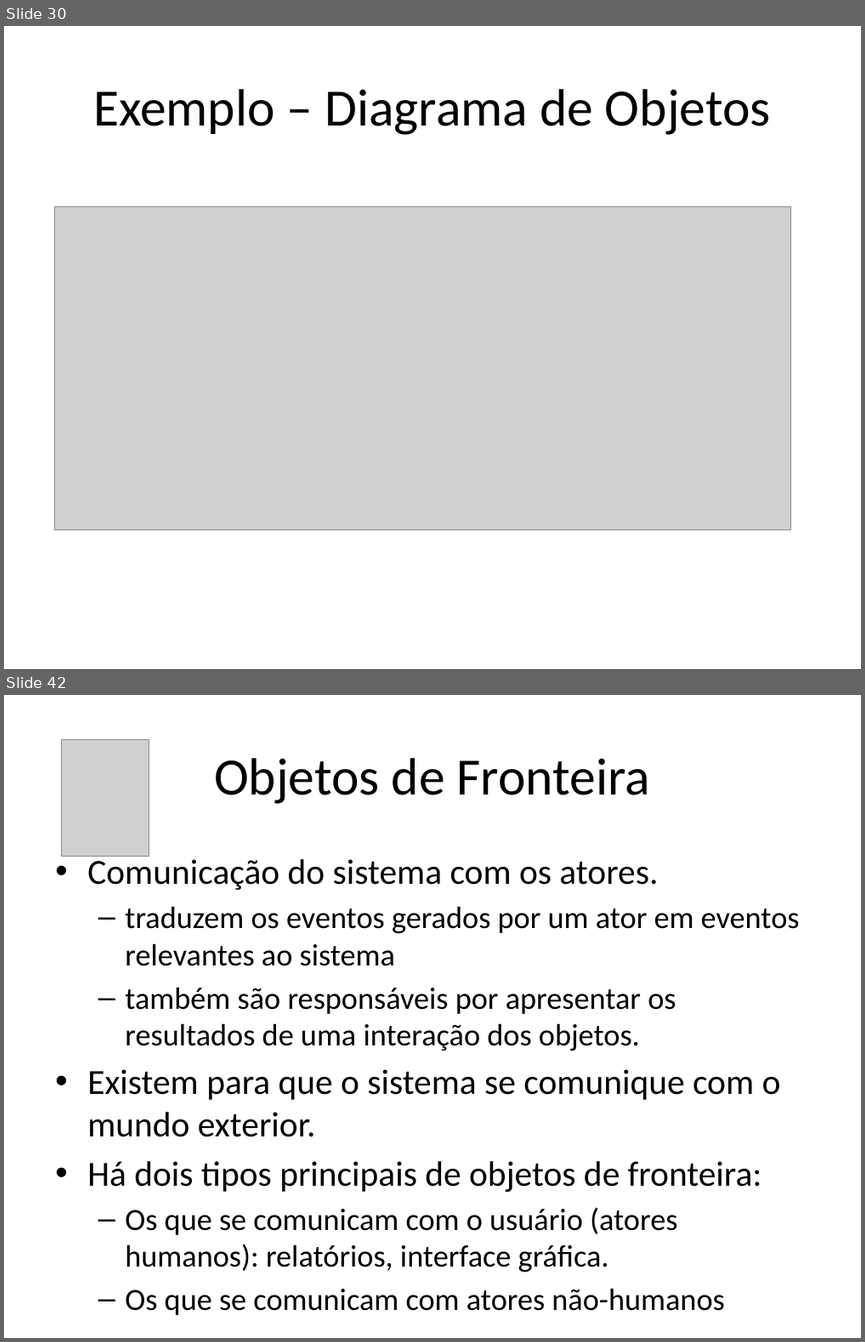
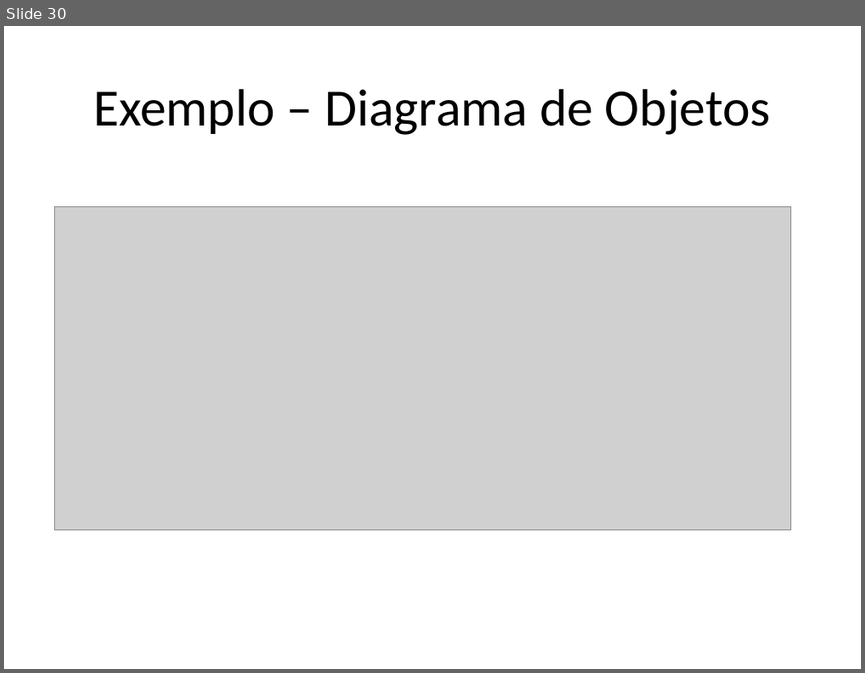
Before and after one commit to eduardocunha11/firstblog, a slide deck: aulas/poo/backes/AulaPython10-Diagrama_de_Classes.pptx. Shown one above the other, each under a label of ours: slides 30 and 42 before the commit, slide 30 after it; the slides between them are not shown. The pictures are 865x1342 and 865x673 pixels, drawn with LibreOffice and Linux fonts; fonts in the diff are those of the drawing; grey boxes stand for pictures. Boxes give left, top, right and bottom in pixels: in the first picture for what was removed or moved away, otherwise in the second. Text is boxed around its words. In the diff, an @@ line names an element or a change of style, - is before the commit and + after.

```diff
--- a/aulas/poo/backes/AulaPython10-Diagrama_de_Classes.pptx
+++ b/aulas/poo/backes/AulaPython10-Diagrama_de_Classes.pptx
@@ slide 42 removed at (4,695,861,1338), background #FFFFFF @@
@@ picture removed at (62,739,148,857) @@
@@ title removed at (214,758,650,804) @@
-Objetos de Fronteira
@@ text removed at (87,855,800,1315) @@
-• Comunicação do sistema com os atores.
-  – traduzem os eventos gerados por um ator em eventos relevantes ao sistema
-  – também são responsáveis por apresentar os resultados de uma interação dos objetos.
-• Existem para que o sistema se comunique com o mundo exterior.
-• Há dois tipos principais de objetos de fronteira:
-  – Os que se comunicam com o usuário (atores humanos): relatórios, interface gráfica.
-  – Os que se comunicam com atores não-humanos
```
Also in this commit, not shown: 1 slide changed, 55 other slides removed.
